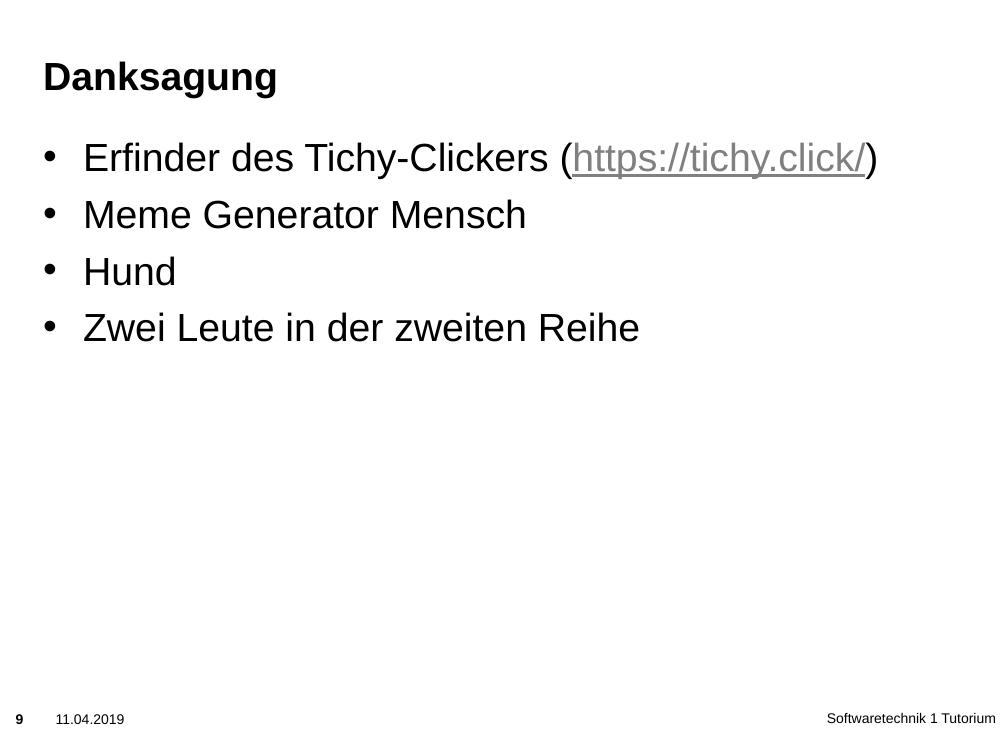
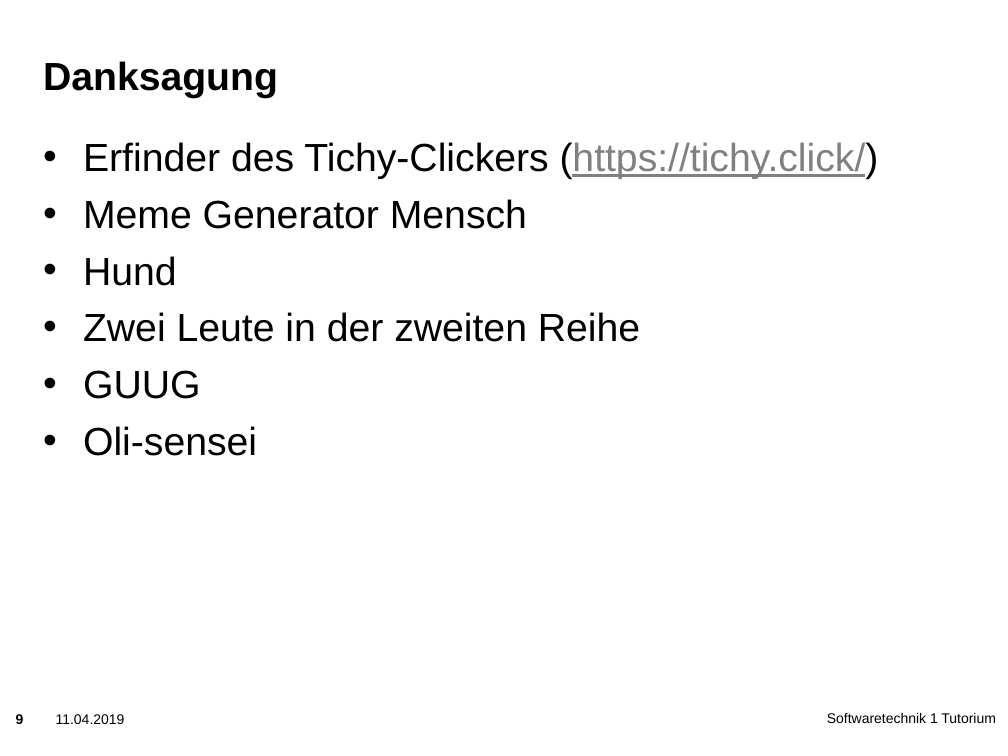
Before and after one commit to zyxsachin/embeddedRust, a slide deck: slide 9 of presentation.pptx. Drawn at 1008x756 pixels with LibreOffice and Linux fonts; fonts in the diff are those of the drawing; background and template pictures are left out. Boxes give left, top, right and bottom in pixels: in the first picture for what was removed or moved away, otherwise in the second. Text is boxed around its words. In the diff, an @@ line names an element or a change of style, - is before the commit and + after.

```diff
--- a/presentation.pptx
+++ b/presentation.pptx
@@ text at [83,370,257,456]: paragraphs added @@
+• GUUG
+• Oli-sensei
```
